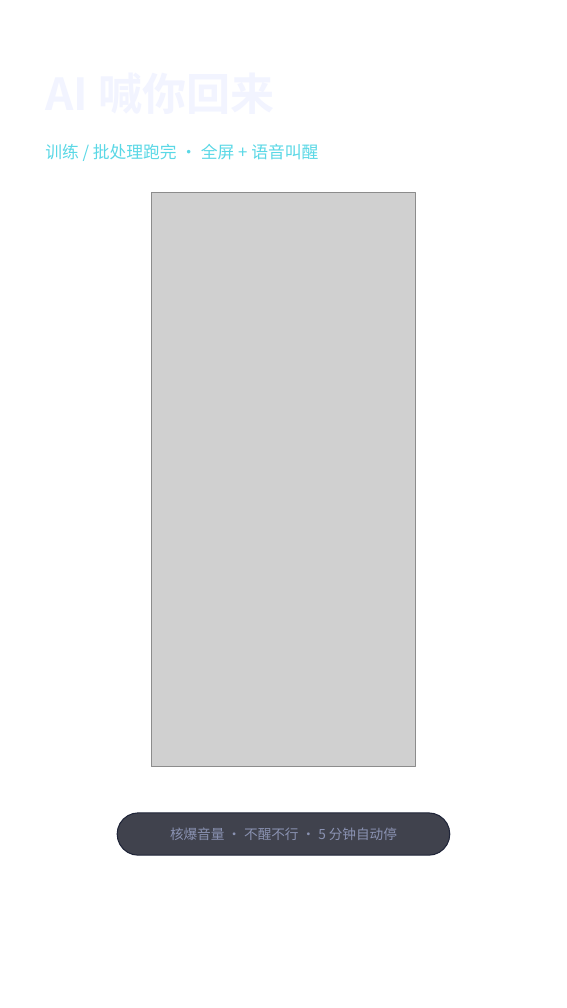
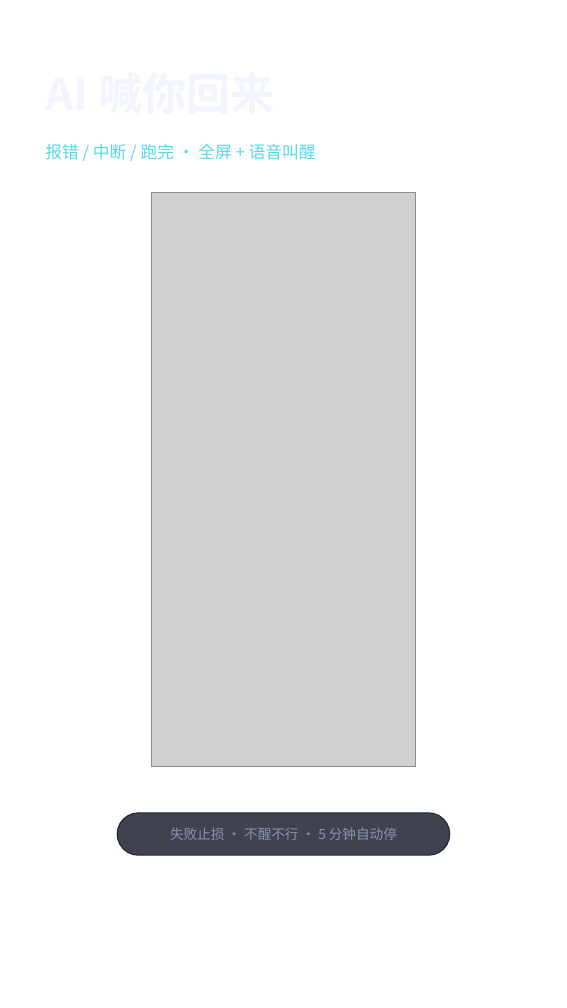
Before and after one commit to soul667/phone-alarm, a slide deck: slide 3 of docs/video/phone_alarm_xhs.pptx. Drawn at 567x1008 pixels with LibreOffice and Linux fonts; fonts in the diff are those of the drawing; grey boxes stand for pictures; background and template pictures are left out. Boxes give left, top, right and bottom in pixels: in the first picture for what was removed or moved away, otherwise in the second. Text is boxed around its words. In the diff, an @@ line names an element or a change of style, - is before the commit and + after.

Commit message:
docs: 场景补全——任务受阻(报错/中断/卡死)时也要立刻叫醒，防止白干一夜
- PPT/视频: 封面改「跑完或卡住 都立刻叫你」，响铃页副题加止损，功能卡加受阻止损叫醒
- SKILL.md: 触发词加「挂了叫我/卡住叫我」；新增失败分支叫醒配方 + 检查点轮询建议
- README 示例/工具表同步

```diff
--- a/docs/video/phone_alarm_xhs.pptx
+++ b/docs/video/phone_alarm_xhs.pptx
@@ text at box(45, 144, 316, 160): text changed @@
-训练 / 批处理跑完 · 全屏 + 语音叫醒
+报错 / 中断 / 跑完 · 全屏 + 语音叫醒
@@ text at box(170, 827, 397, 840): text changed @@
-核爆音量 · 不醒不行 · 5 分钟自动停
+失败止损 · 不醒不行 · 5 分钟自动停
```
Also in this commit, not shown: 2 other slides changed, 5 other files.
